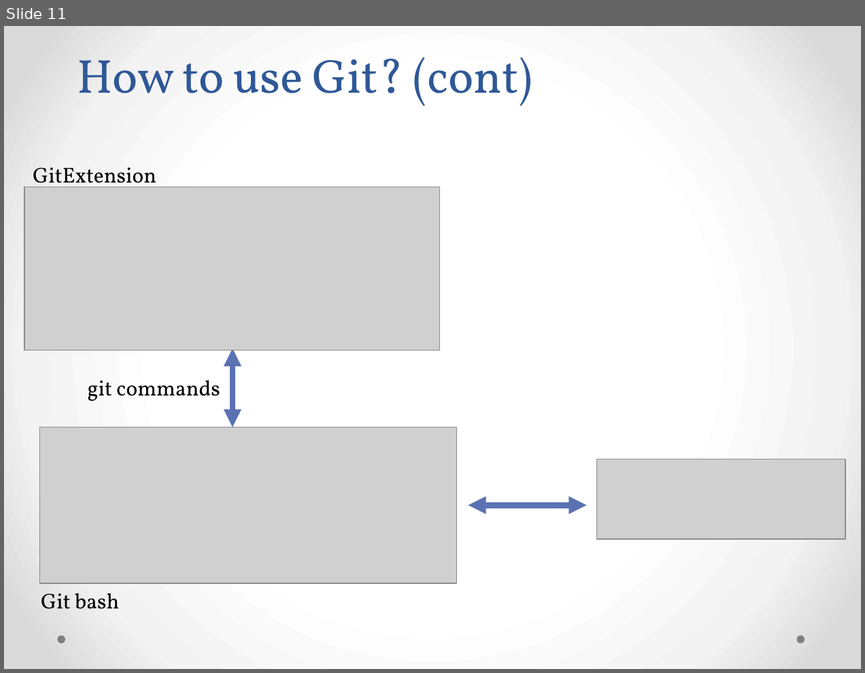
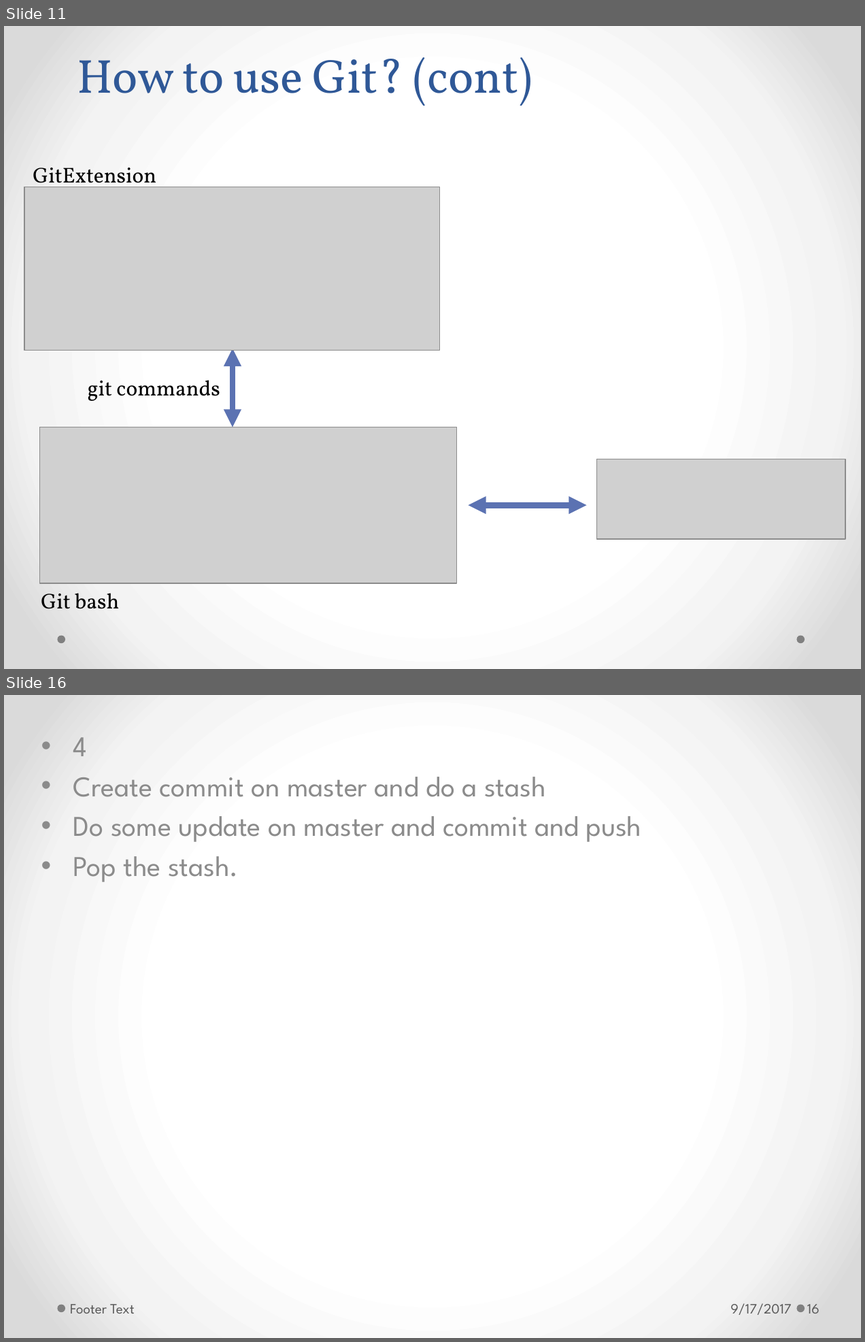
Before and after one commit to h-t-tran/brown, a slide deck: git/git.pptx. Shown one above the other, each under a label of ours: slide 11 before the commit, slides 11 and 16 after it; the slides between them are not shown. The pictures are 865x673 and 865x1342 pixels, drawn with LibreOffice and Linux fonts; fonts in the diff are those of the drawing; grey boxes stand for pictures. Boxes give left, top, right and bottom in pixels: in the first picture for what was removed or moved away, otherwise in the second. Text is boxed around its words. In the diff, an @@ line names an element or a change of style, - is before the commit and + after.

```diff
--- a/git/git.pptx
+++ b/git/git.pptx
@@ slide 16 added at (4,695,861,1338), background gradient #FFFFFF to #F4F4F4 to #DADADA; not listed: 2 template elements that a slide beside it also shows @@
@@ subtitle added at (73,737,642,882), 24 pt, text #8C8C8C @@
+• 4
+• Create commit on master and do a stash
+• Do some update on master and commit and push
+• Pop the stash.
@@ text added at (70,1304,135,1313), 12 pt, text #595959 @@
+Footer Text
@@ text added at (730,1303,791,1314), 12 pt, text #595959 @@
+9/17/2017
@@ page number added at (807,1304,819,1313), 12 pt, text #595959 @@
+16
```
Also in this commit, not shown: 12 slides changed, 2 other slides added.
